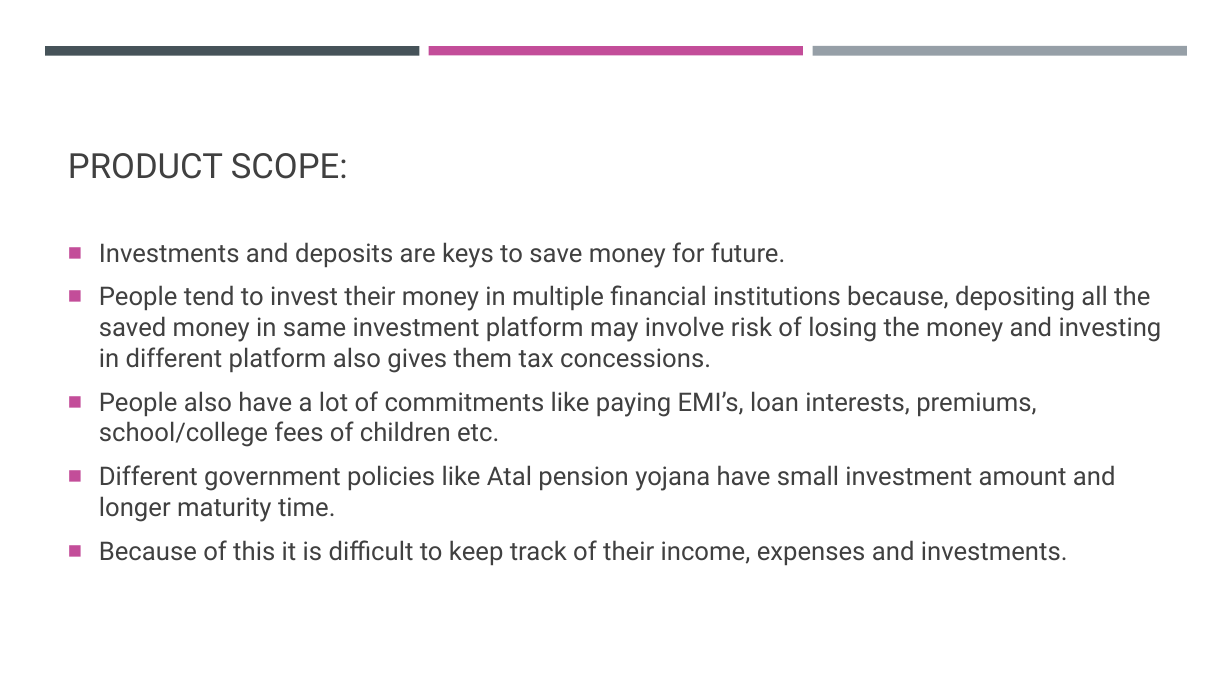
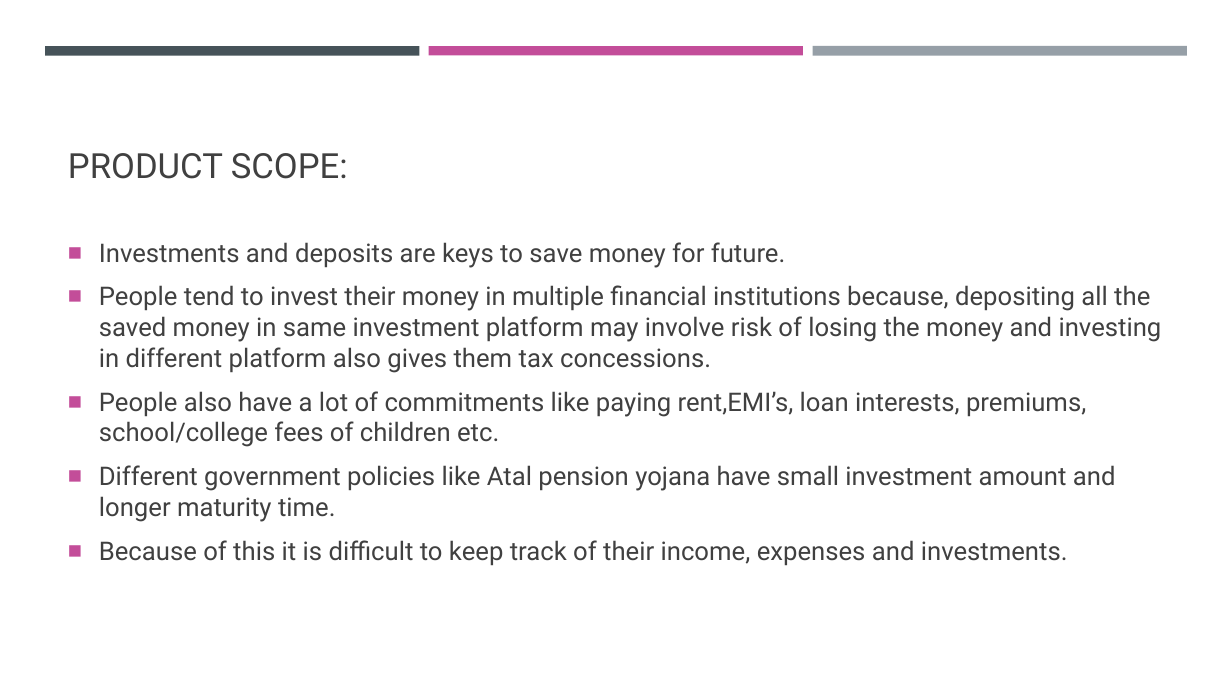
Before and after one commit to ssathyanaray2/Payment_Tracker, a slide deck: slide 2 of fppt.pptx. Drawn at 1232x693 pixels with LibreOffice and Linux fonts; fonts in the diff are those of the drawing. Boxes give left, top, right and bottom in pixels: in the first picture for what was removed or moved away, otherwise in the second. Text is boxed around its words. In the diff, an @@ line names an element or a change of style, - is before the commit and + after.

```diff
--- a/fppt.pptx
+++ b/fppt.pptx
@@ text at (99,391,1086,447): text changed @@
-■ People also have a lot of commitments like paying EMI’s, loan interests, premiums, school/college fees of children etc.
+■ People also have a lot of commitments like paying rent,EMI’s, loan interests, premiums, school/college fees of children etc.
```
Also in this commit, not shown: 1 other slide changed, 1 other file.
